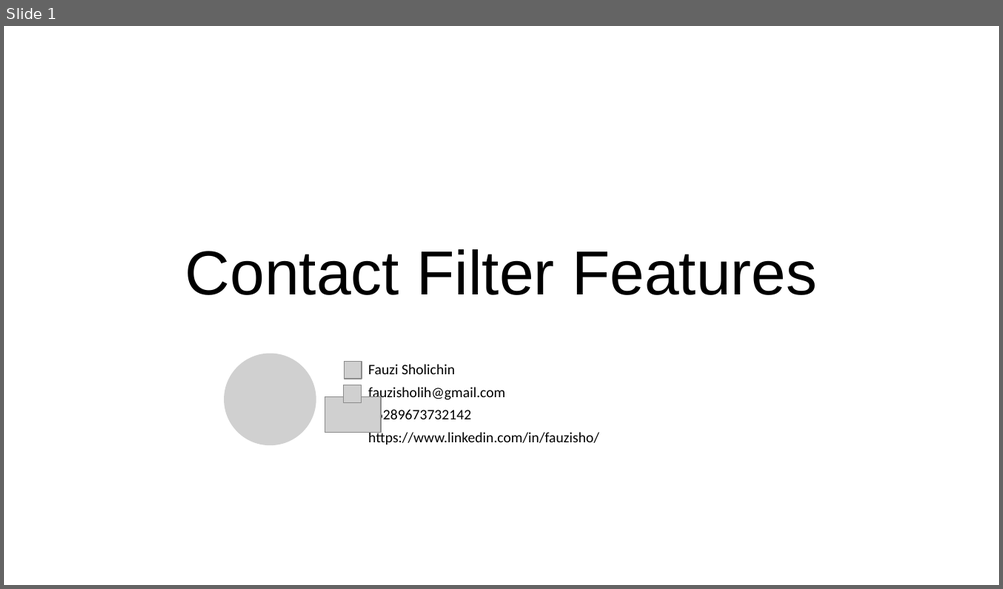
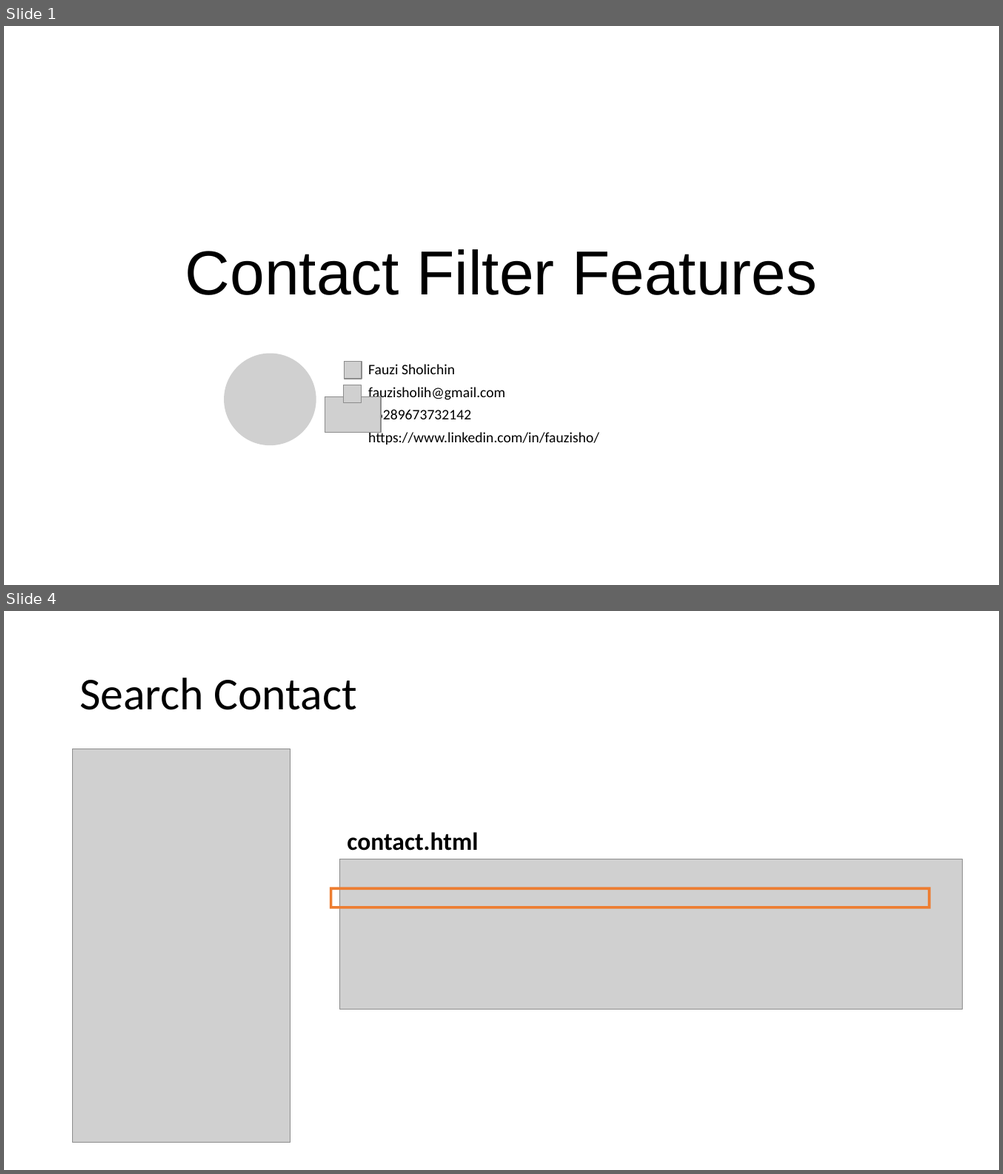
Before and after one commit to fauzisho/ionic-module-learning, a slide deck: 5. Local Data/Custom Contact Feature.pptx. Shown one above the other, each under a label of ours: slide 1 before the commit, slides 1 and 4 after it; the slides between them are not shown. The pictures are 1003x589 and 1003x1174 pixels, drawn with LibreOffice and Linux fonts; fonts in the diff are those of the drawing; grey boxes stand for pictures; background and template pictures are left out. Boxes give left, top, right and bottom in pixels: in the first picture for what was removed or moved away, otherwise in the second. Text is boxed around its words. In the diff, an @@ line names an element or a change of style, - is before the commit and + after.

```diff
--- a/5. Local Data/Custom Contact Feature.pptx
+++ b/5. Local Data/Custom Contact Feature.pptx
@@ slide 4 added at [4, 611, 999, 1170], background #FFFFFF @@
@@ title added at [79, 678, 357, 710], 44 pt, text #000000 @@
+Search Contact
@@ picture added at [73, 749, 290, 1143] @@
@@ text added at [347, 832, 478, 851], 24 pt, text #000000, bold @@
+contact.html
@@ picture added at [340, 860, 962, 1009] @@
@@ frame added at [330, 887, 930, 908], fill #ED7D31 @@
```
Also in this commit, not shown: 1 slide changed, 10 other slides added, 1 slide removed.
